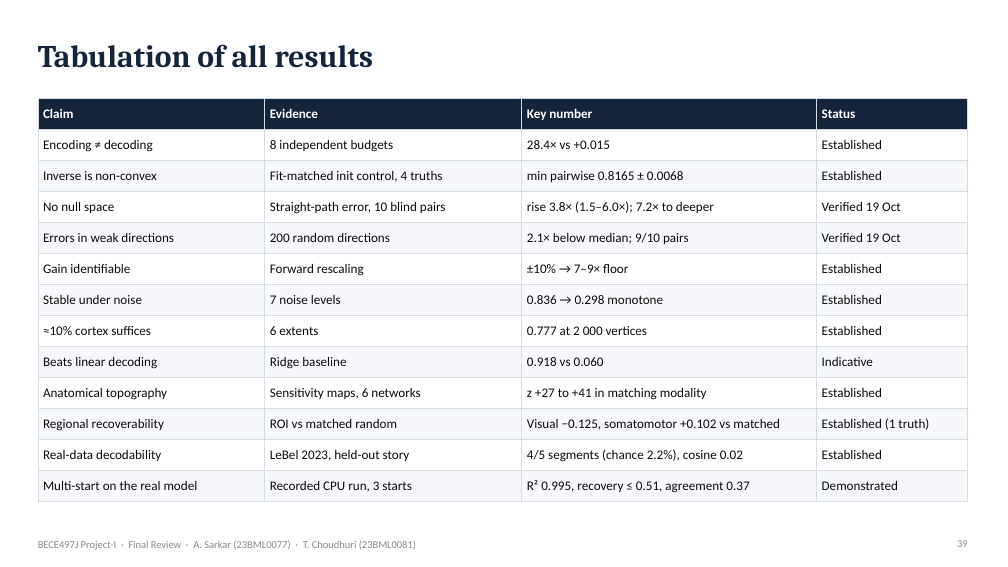
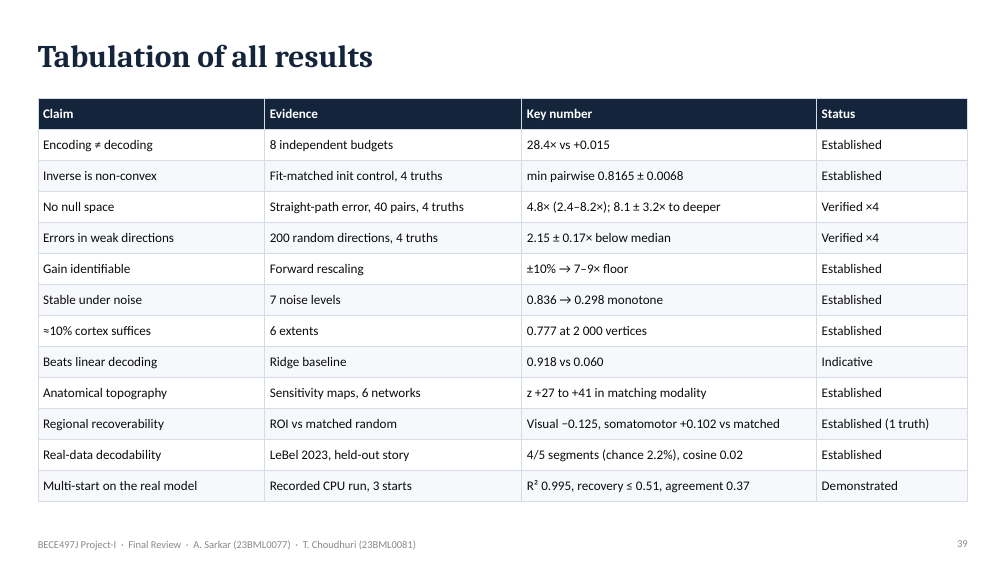
Before and after one commit to Ivxn404/semantic-decoding-tribe-inversion, a slide deck: slide 39 of deck/Final_Sarkar_Choudhuri.pptx. Drawn at 1008x567 pixels with LibreOffice and Linux fonts; fonts in the diff are those of the drawing. Boxes give left, top, right and bottom in pixels: in the first picture for what was removed or moved away, otherwise in the second. Text is boxed around its words. In the diff, an @@ line names an element or a change of style, - is before the commit and + after.

Commit message:
Barrier and sensitivity tests on four ground truths: update results, figures, report, poster, deck, demo, docs

```diff
--- a/deck/Final_Sarkar_Choudhuri.pptx
+++ b/deck/Final_Sarkar_Choudhuri.pptx
@@ table at (38, 98, 968, 497) @@
-row 4: No null space | Straight-path error, 10 blind pairs | rise 3.8× (1.5–6.0×); 7.2× to deeper | Verified 19 Oct
+row 4: No null space | Straight-path error, 40 pairs, 4 truths | 4.8× (2.4–8.2×); 8.1 ± 3.2× to deeper | Verified ×4
-row 5: Errors in weak directions | 200 random directions | 2.1× below median; 9/10 pairs | Verified 19 Oct
+row 5: Errors in weak directions | 200 random directions, 4 truths | 2.15 ± 0.17× below median | Verified ×4
```
Also in this commit, not shown: 12 other slides changed, 18 other files.
